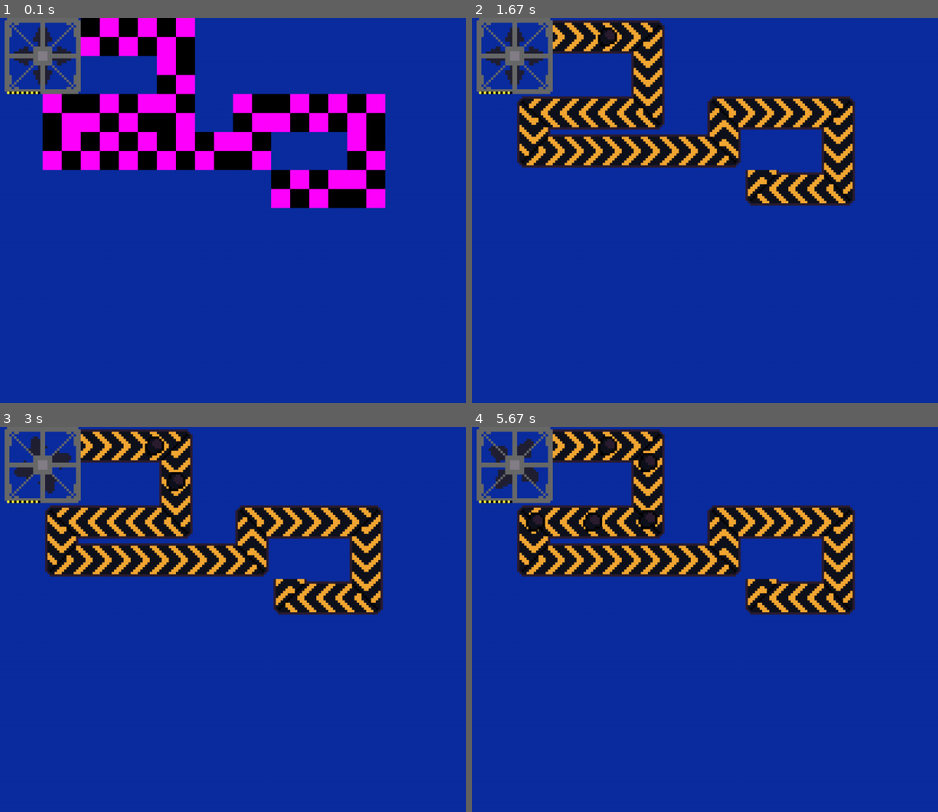
Above: before the commit, frames 1-4 (two rows, left to right).
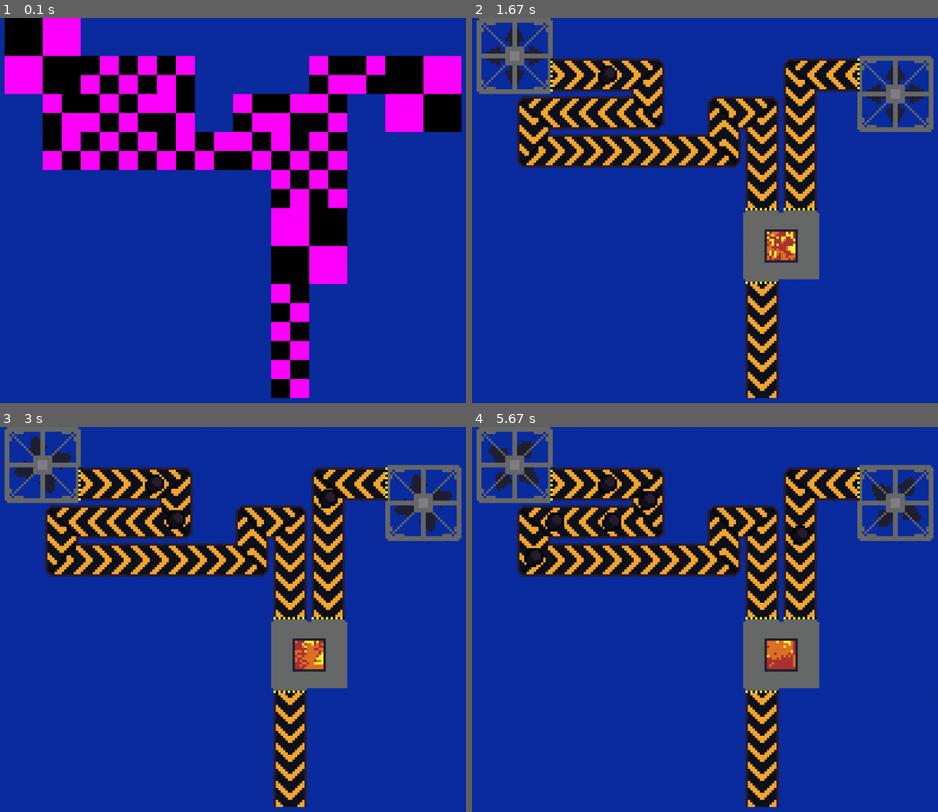
Above: after the commit, the same moments.

Repository: fijianfugufish/factory-game
Game: pygame game, started from main.pyw
The game is run twice, just before and just after one commit, with the same random seed, the same clock (stepped at 60 frames per second) and the same inputs.
Inputs:
- Up to frame 1 (0.1 s): no input
- Up to frame 2 (1.67 s): no input
- Up to frame 3 (3 s): no input
- Up to frame 4 (5.67 s): no input

The runs differ from the first frame. In frame 1, 25% of the frame differs, in the area x 0-100%, y 0-99%; in frame 2, 18%; in frame 3, 18%; in frame 4, 19%.

Commit message:
added machine decoding and built small test factory

Diff:
--- a/decodeFactory.py
+++ b/decodeFactory.py
@@ -15,6 +15,8 @@
 uniqueids: list[int] = []
 
 _DrillFrames = [image.load(f"Images/Drill/Drill{i}.png").convert_alpha() for i in range(1, 7)]
+
+_FurnaceFrames = [image.load(f"Images/Furnace/Furnace{i}.png").convert_alpha() for i in range(1, 7)]
 
 _ConveyorStraightFrames = [image.load(f"Images/Conveyorbelt/ConveyorStraight/ConveyorStraight{i}.png").convert_alpha() for i in range(1, 9)]
 _ConveyorTurnFrames =     [image.load(f"Images/Conveyorbelt/ConveyorTurn/ConveyorTurn{i}.png").convert_alpha() for i in range(1, 9)]
@@ -49,11 +51,12 @@
         visibleTransports.append(self)
         if self.id not in uniqueids: uniqueids.append(self.id)
 
-class Furnace(pygameui.Sprite):
+class Furnace(pygameui.AnimatableSprite):
     def __init__(self, x, y, id, worldPos, **kwargs):
         super().__init__(x, y, w = 2 * 64, h = 2 * 64, **kwargs)
 
-        #self.addAnimation("move", *ConveyorStraightFrames)
+        self.addAnimation("cook", *_FurnaceFrames)
+        self.startAnimation("cook", 10)
         self.id = id
 
         self.worldPos = worldPos
@@ -202,6 +205,21 @@
         # ensure producer is a known type
         if producer.type == "Drill":
             drill = Drill(screenPos[0], screenPos[1], id, pos)
+            drill.rotation = producer.rotation.value
+        else:
+            assert ValueError, "unknown producer type"
+
+    # decode for machines
+    elif id in factory.machines:
+        machine = factory.machines[id]
+        pos = machine.position
+
+        screenPos = worldToSreen(pos)
+
+        # ensure machine is a known type
+        if machine.type == "Furnace":
+            furnace = Furnace(screenPos[0], screenPos[1], id, pos)
+            furnace.rotation = machine.rotation.value
         else:
             assert ValueError, "unknown producer type"
 
--- a/factory.py
+++ b/factory.py
@@ -2,7 +2,7 @@
 from dataclasses import dataclass, field
 from copy import deepcopy
 
-MISSING = object()
+_MISSING = object()
 
 class Directions(Enum):
     North = 0
@@ -39,6 +39,7 @@
     maxItems: int
     size: tuple[int, int]                       # how many tiles the machine takes up, x by y from position
     position: tuple[int, int] = (0, 0)
+    rotation: Directions = Directions.North
     input_inventory: dict[Items, int] = field(default_factory = dict)
     output_inventory: dict[Items, int] = field(default_factory = dict)
     input: list[int] | None = None
@@ -70,6 +71,7 @@
     type: str
     maxItems: int
     position: tuple[int, int] = (0, 0)
+    rotation: Directions = Directions.North
     inventory: dict[Items, int] = field(default_factory = dict)
     input: list[int] | None = None
     output: list[int] | None = None
@@ -86,6 +88,7 @@
     efficiency: int
     maxItems: int
     position: tuple[int, int] = (0, 0)
+    rotation: Directions = Directions.North
     inventory: dict[Items, int] = field(default_factory = dict)
     output: list[int] | None = None
     progress: float = 0
@@ -151,12 +154,14 @@
         return producer.id
 
     def updateProducer(self, producerid: int, *,
-                       outputids: list[int] = MISSING,
-                       position: tuple[int, int] = MISSING):
+                       outputids: list[int] = _MISSING,
+                       position: tuple[int, int] = _MISSING,
+                       rotation: Directions = _MISSING):
         producer = self.producers[producerid]
 
-        if outputids is not MISSING: producer.output = outputids
-        if position  is not MISSING: producer.position = position
+        if outputids is not _MISSING: producer.output = outputids
+        if position  is not _MISSING: producer.position = position
+        if rotation  is not _MISSING: producer.rotation = rotation
 
     def destroyProducer(self, producerid: int):
         del self.producers[producerid]
@@ -175,14 +180,16 @@
         self.machines[machineid].input_inventory.clear()
 
     def updateMachine(self, machineid: int, *,
-                      inputids: list[int] = MISSING, outputid: int = MISSING, recipe: Recipe = MISSING,
-                      position: tuple[int, int] = MISSING):
+                      inputids: list[int] = _MISSING, outputid: int = _MISSING, recipe: Recipe = _MISSING,
+                      position: tuple[int, int] = _MISSING,
+                      rotation: Directions = _MISSING):
         machine = self.machines[machineid]
 
-        if inputids is not MISSING: machine.input = inputids
-        if outputid is not MISSING: machine.output = outputid
-        if position is not MISSING: machine.position = position
-        if recipe   is not MISSING:
+        if inputids is not _MISSING: machine.input = inputids
+        if outputid is not _MISSING: machine.output = outputid
+        if position is not _MISSING: machine.position = position
+        if rotation is not _MISSING: machine.rotation = rotation
+        if recipe   is not _MISSING:
             machine.currentRecipe = recipe
             self.clearMachineInv(machineid)
             machine.progress = 0
@@ -202,13 +209,13 @@
         return transport.id
 
     def updateTransport(self, transportid: int, *,
-                        #inputids: list[int] = MISSING, outputid: int = MISSING,
-                        length: int = MISSING):
+                        #inputids: list[int] = _MISSING, outputid: int = _MISSING,
+                        length: int = _MISSING):
         transport = self.transports[transportid]
 
-        # if inputids is not MISSING: transport.input = inputids
-        # if outputid is not MISSING: transport.output = outputid
-        if length   is not MISSING: transport.length = length
+        # if inputids is not _MISSING: transport.input = inputids
+        # if outputid is not _MISSING: transport.output = outputid
+        if length   is not _MISSING: transport.length = length
 
     def calculateTransportLength(self, transportid: int) -> int:
         transport = self.transports[transportid]
@@ -277,13 +284,15 @@
         return inventory.id
 
     def updateInventory(self, inventoryid: int, *,
-                        inputids: list[int] = MISSING, outputids: list[int] = MISSING,
-                        position: tuple[int, int] = MISSING):
+                        inputids: list[int] = _MISSING, outputids: list[int] = _MISSING,
+                        position: tuple[int, int] = _MISSING,
+                        rotation: Directions = _MISSING):
         inventory = self.inventories[inventoryid]
 
-        if inputids  is not MISSING: inventory.input = inputids
-        if outputids is not MISSING: inventory.output = outputids
-        if position  is not MISSING: inventory.position = position
+        if inputids  is not _MISSING: inventory.input = inputids
+        if outputids is not _MISSING: inventory.output = outputids
+        if position  is not _MISSING: inventory.position = position
+        if rotation  is not _MISSING: inventory.rotation = rotation
 
     def destroyInventory(self, inventoryid: int):
         del self.inventories[inventoryid]
@@ -330,12 +339,16 @@
                 ingredients = machine.currentRecipe.ingredients.items()
                 result = machine.currentRecipe.result
 
+                print(f"{result[0].name} made")
+
                 # remove ingredients from machine's inventory
                 for ingredient, amount in ingredients:
                     machine.input_inventory[ingredient] -= amount
 
                 # add result to output inventory
                 machine.output_inventory[result[0]] = machine.output_inventory.get(result[0], 0) + result[1]
+
+                print(f"{result[0].name} put on conveyor")
 
                 machine.progress = 0
 
--- a/main.pyw
+++ b/main.pyw
@@ -18,29 +18,46 @@
     mainFactory = fac.Factory()
 
     drill1 = mainFactory.addProducer(fac.drill)
-    mainFactory.updateProducer(drill1, position = (1, 0))
+    mainFactory.updateProducer(drill1, position = (1, 0), rotation = fac.Directions.West)
+
+    drill2 = mainFactory.addProducer(fac.drill2)
+    mainFactory.updateProducer(drill2, position = (11, 1), rotation = fac.Directions.East)
 
     furnace = mainFactory.addMachine(fac.furnace)
+    mainFactory.updateMachine(furnace, position = (8, 5), rotation = fac.Directions.North)
 
     conveyor1 = mainFactory.addTransport(fac.conveyor)
+    conveyor2 = mainFactory.addTransport(fac.conveyor)
+    conveyor3 = mainFactory.addTransport(fac.conveyor)
 
     mainFactory.updateProducer(drill1, outputids = [conveyor1])
+    mainFactory.updateProducer(drill2, outputids = [conveyor2])
 
-    mainFactory.updateMachine(furnace, inputids = [conveyor1], outputid = None, recipe = fac.steelRecipe)
+    mainFactory.updateMachine(furnace, inputids = [conveyor1, conveyor2], outputid = conveyor3, recipe = fac.steelRecipe)
 
-    mainFactory.addTransportTurn(conveyor1, [(3, 0), fac.Directions.East])
-    mainFactory.addTransportTurn(conveyor1, [(5, 0), fac.Directions.South])
+    mainFactory.addTransportTurn(conveyor1, [(3, 1), fac.Directions.East])
+    mainFactory.addTransportTurn(conveyor1, [(5, 1), fac.Directions.South])
     mainFactory.addTransportTurn(conveyor1, [(5, 2), fac.Directions.West])
     mainFactory.addTransportTurn(conveyor1, [(2, 2), fac.Directions.South])
     mainFactory.addTransportTurn(conveyor1, [(2, 3), fac.Directions.East])
     mainFactory.addTransportTurn(conveyor1, [(7, 3), fac.Directions.North])
     mainFactory.addTransportTurn(conveyor1, [(7, 2), fac.Directions.East])
-    mainFactory.addTransportTurn(conveyor1, [(10, 2), fac.Directions.South])
-    mainFactory.addTransportTurn(conveyor1, [(10, 4), fac.Directions.West])
-    mainFactory.addTransportTurn(conveyor1, [(8, 4), fac.Directions.North])
+    mainFactory.addTransportTurn(conveyor1, [(8, 2), fac.Directions.South])
+    mainFactory.addTransportTurn(conveyor1, [(8, 4), fac.Directions.South])
+
+    mainFactory.addTransportTurn(conveyor2, [(10, 1), fac.Directions.West])
+    mainFactory.addTransportTurn(conveyor2, [(9, 1), fac.Directions.South])
+    mainFactory.addTransportTurn(conveyor2, [(9, 4), fac.Directions.South])
+
+    mainFactory.addTransportTurn(conveyor3, [(8, 7), fac.Directions.South])
+    mainFactory.addTransportTurn(conveyor3, [(8, 9), fac.Directions.South])
 
     _decodeFactoryComponent(mainFactory, conveyor1)
+    _decodeFactoryComponent(mainFactory, conveyor2)
+    _decodeFactoryComponent(mainFactory, conveyor3)
     _decodeFactoryComponent(mainFactory, drill1)
+    _decodeFactoryComponent(mainFactory, drill2)
+    _decodeFactoryComponent(mainFactory, furnace)
 
     while gameRunning:
         # main game loop
Binary file added: Images/Furnace/Furnace1.png
Binary file added: Images/Furnace/Furnace2.png
Binary file added: Images/Furnace/Furnace3.png
Binary file added: Images/Furnace/Furnace4.png
Binary file added: Images/Furnace/Furnace5.png
Binary file added: Images/Furnace/Furnace6.png
